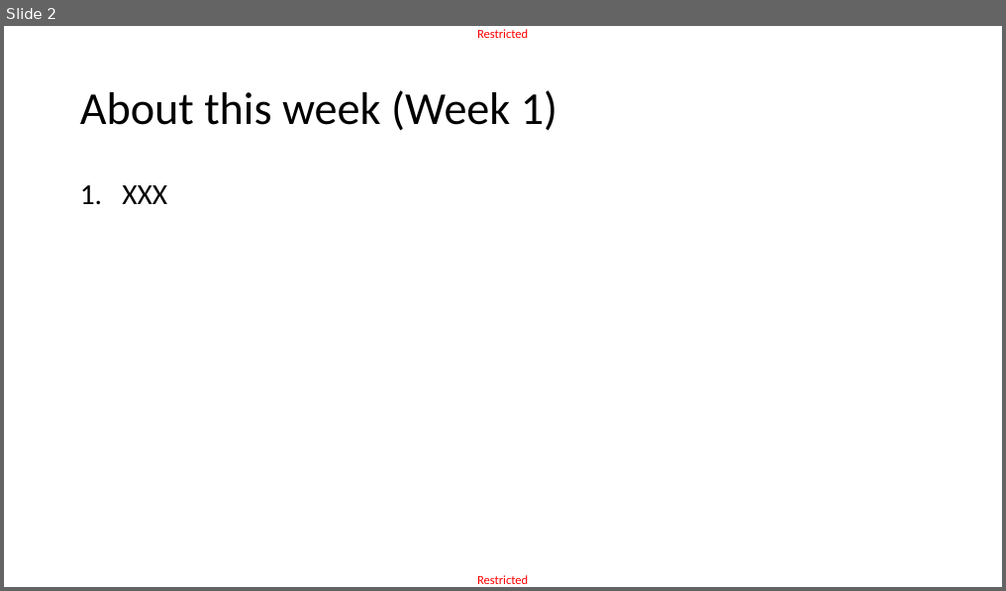
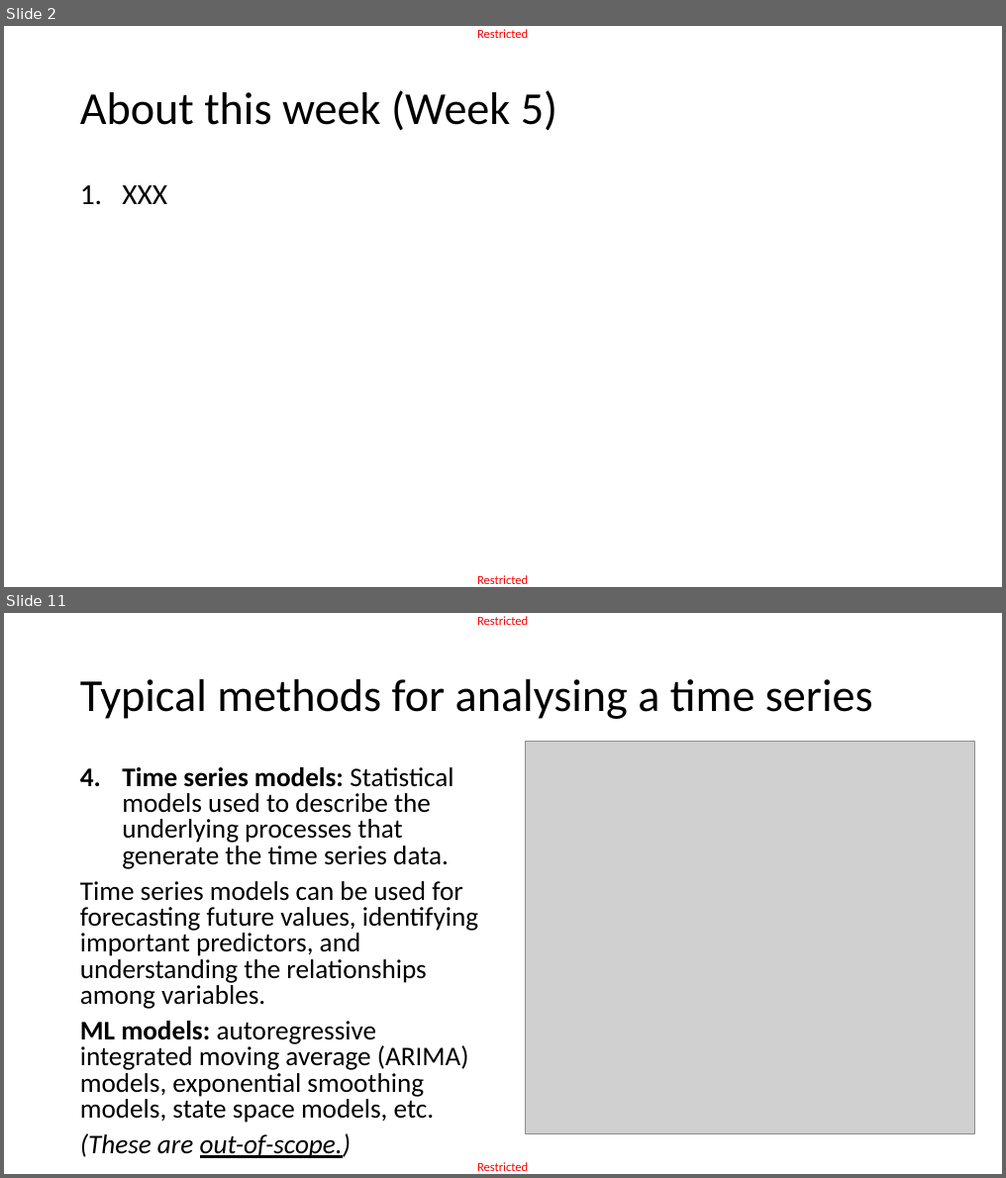
Before and after one commit to matthieudemari/SUTD_DL_50_039, a slide deck: W5/0. All/W5.pptx. Shown one above the other, each under a label of ours: slide 2 before the commit, slides 2 and 11 after it; the slides between them are not shown. The pictures are 1006x591 and 1006x1178 pixels, drawn with LibreOffice and Linux fonts; fonts in the diff are those of the drawing; grey boxes stand for pictures. Boxes give left, top, right and bottom in pixels: in the first picture for what was removed or moved away, otherwise in the second. Text is boxed around its words. In the diff, an @@ line names an element or a change of style, - is before the commit and + after.

```diff
--- a/W5/0. All/W5.pptx
+++ b/W5/0. All/W5.pptx
@@ slide 11 added at <box>4,613,1002,1174</box>, background #FFFFFF; not listed: 2 template elements that a slide beside it also shows @@
@@ title added at <box>80,679,873,719</box>, 44 pt, text #000000 @@
+Typical methods for analysing a time series
@@ picture added at <box>526,742,975,1135</box> @@
@@ text added at <box>80,767,478,1158</box>, 25.9 pt, text #000000 @@
+4. Time series models: Statistical models used to describe the underlying processes that generate the time series data.
+Time series models can be used for forecasting future values, identifying important predictors, and understanding the relationships among variables.
+ML models: autoregressive integrated moving average (ARIMA) models, exponential smoothing models, state space models, etc.
+(These are out-of-scope.)
@@ slide 2 changed as well @@
@@ title at <box>80,90,557,131</box>: text changed @@
-About this week (Week 1)
+About this week (Week 5)
```
Also in this commit, not shown: 2 other slides changed, 32 other slides added, 6 other files.
